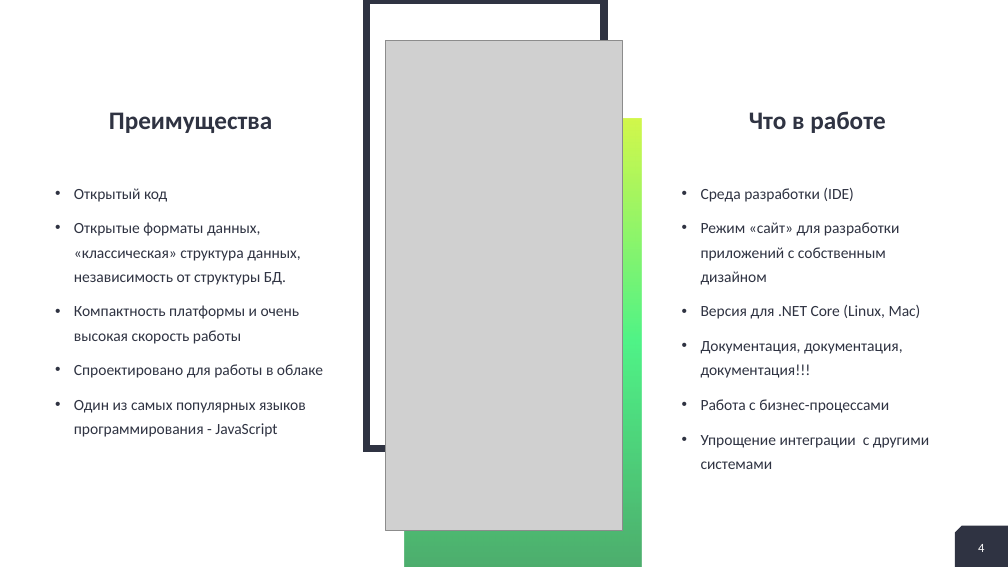
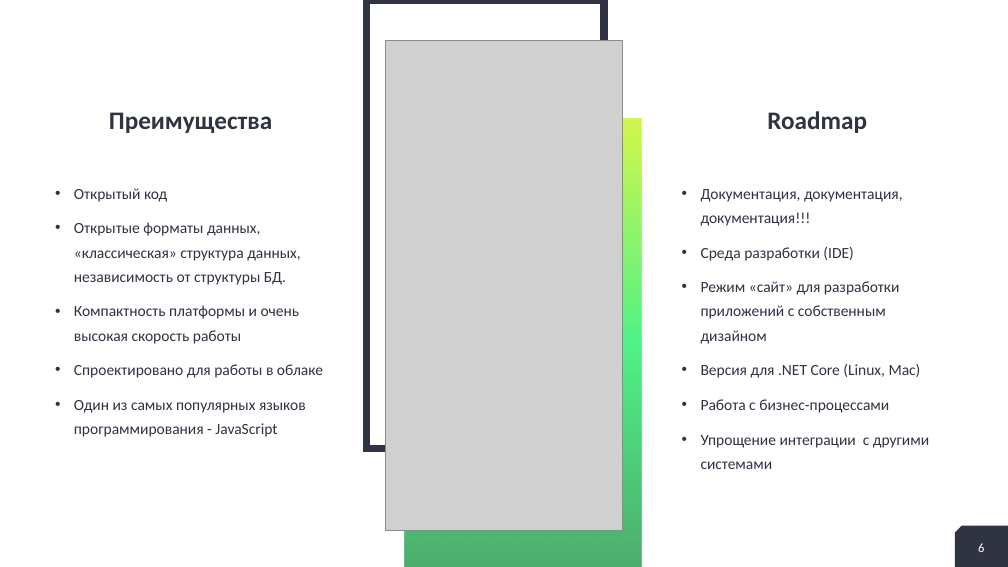
Before and after one commit to alex-kukhtin/A2v10, a slide deck: slide 6 of Documentation/Kyiv-2018/A2v10.pptx (slide 4 before the commit). Drawn at 1008x567 pixels with LibreOffice and Linux fonts; fonts in the diff are those of the drawing; grey boxes stand for pictures. Boxes give left, top, right and bottom in pixels: in the first picture for what was removed or moved away, otherwise in the second. Text is boxed around its words. In the diff, an @@ line names an element or a change of style, - is before the commit and + after.

```diff
--- a/Documentation/Kyiv-2018/A2v10.pptx
+++ b/Documentation/Kyiv-2018/A2v10.pptx
@@ text at [767,111,867,133]: text changed @@
-Что в работе
+Roadmap
@@ text at [701,189,903,226]: paragraph added @@
+• Документация, документация, документация!!!
@@ text at [701,341,903,378]: paragraph removed @@
-• Документация, документация, документация!!!
@@ page number at [978,543,984,552]: text changed @@
-4
+6
```
Also in this commit, not shown: 3 other slides changed, 5 slides added, 5 slides removed.
